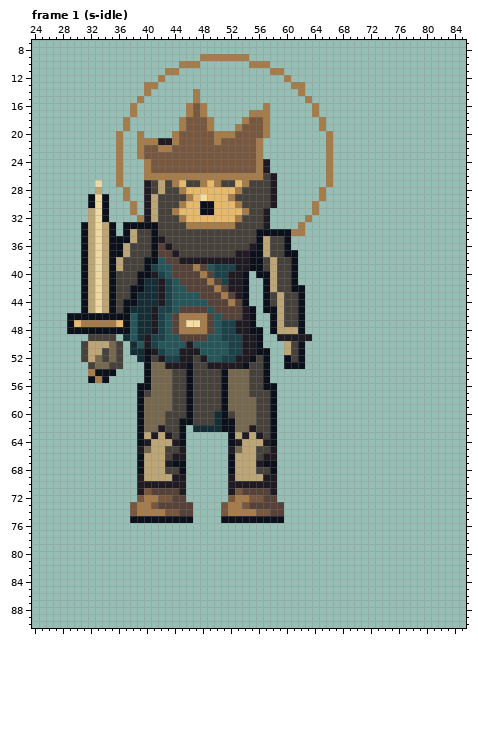
Pixel-art file: art/enemy-gilded-1.aseprite. Above is the file before it was changed.
96x96 pixels, 128 frames. Shown: frame 1 (s-idle): x 24..85, y 7..90. The commit also changed other frames, which this record leaves out.
New version:
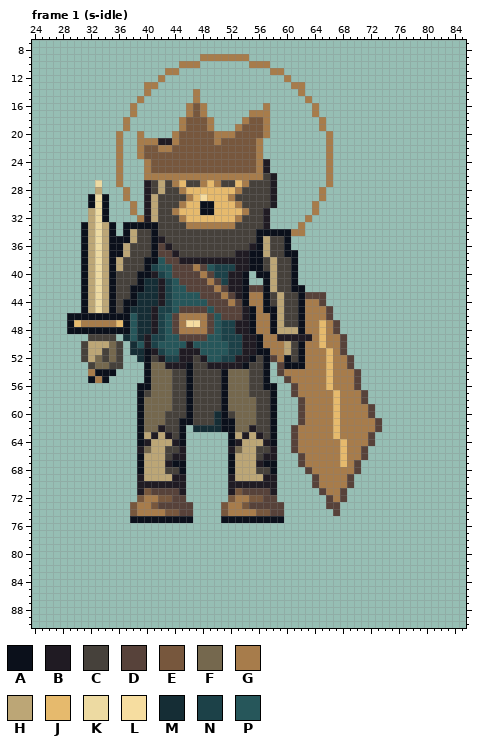
Palette (. is transparent): A #0b101b  B #201b23  C #46413b  D #57423a  E #77573d  F #75684e  G #a77c4b  H #bca676  J #e6ba6d  K #eddaa2  L #f6dda0  M #152d35  N #1c4148  P #26565a
What changed:
Frame 1 (s-idle), layer "ink":
There is now colour D in row 42 at x 55 to 56; in row 43 at x 63 to 65; in row 44 at x 65; in rows 45 to 46 at x 66; in rows 47 to 48 at x 67; in rows 49 to 51 at x 68.
There is now colour D in row 52 at x 58 and 69; in row 53 at x 59 and 69; in row 54 at x 59 and 70; in row 55 at x 60 and 70; in row 56 at x 61 and 70; in row 57 at x 61 and 71.
There is now colour D in row 58 at x 62 and 71; in rows 59 to 60 at x 62 and 72; in row 61 at x 62 and 73; in row 62 at x 61 and 73; in rows 63 to 64 at x 61 and 72; in row 65 at x 61 and 71.
There is now colour D in row 66 at x 62 and 71; in row 67 at x 62 and 70; in row 68 at x 63 and 70; in rows 69 to 70 at x 64 and 69; in row 71 at x 65 and 68; in row 72 at x 66 and 68.
There is now colour D in row 73 at x 66 to 67; in row 74 at x 67.
There is now colour G in row 43 at x 55 to 56; in row 44 at x 55 to 56 and 63 to 64; in row 45 at x 56 and 63 to 65; in row 46 at x 56 to 57 and 63 to 65; in row 47 at x 56 to 57, 63 to 64 and 66; in row 48 at x 57, 63 to 64 and 66.
There is now colour G in row 49 at x 57 to 58, 64 and 66 to 67; in row 50 at x 57 to 59, 63 to 64 and 66 to 67; in row 51 at x 58 to 59, 63 to 65 and 67; in row 52 at x 59, 63 to 65 and 67 to 68; in row 53 at x 63 to 65 and 67 to 68; in row 54 at x 60 to 65 and 67 to 69.
There is now colour G in row 55 at x 61 to 65 and 67 to 69; in row 56 at x 62 to 65 and 67 to 69; in row 57 at x 62 to 66 and 68 to 70; in row 58 at x 63 to 66 and 68 to 70; in rows 59 to 60 at x 63 to 66 and 68 to 71; in row 61 at x 63 to 66 and 68 to 72.
There is now colour G in row 62 at x 62 to 66 and 68 to 72; in row 63 at x 62 to 66 and 68 to 71; in row 64 at x 62 to 67 and 69 to 71; in row 65 at x 62 to 67 and 69 to 70; in row 66 at x 63 to 67 and 69 to 70; in row 67 at x 63 to 67 and 69.
There is now colour G in row 68 at x 64 to 69; in rows 69 to 70 at x 65 to 68; in row 71 at x 66 to 67; in row 72 at x 67.
The edit turns colour A into colour G in row 48 at x 56.
There is now colour J in rows 47 to 50 at x 65; in rows 51 to 56 at x 66; in rows 57 to 63 at x 67; in rows 64 to 67 at x 68.
Pixel boxes of the changes (left, top, right, bottom) in both pictures:
changed: (249, 285, 382, 516)
